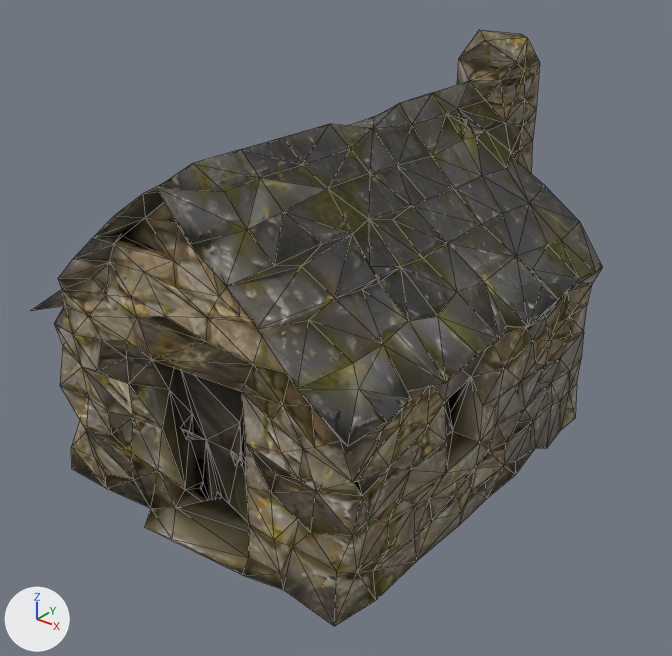
The OBJ model assets/models/land_farmhouse_far.obj as it was, and as the next commit left it.
Before and after are seen from a camera (50 mm lens) standing at (9.15, -11.93, 9.37) and looking at (0.09, -0.6, 2.34). The axes (+X, +Y, +Z) are drawn at lower left. The lights are the same throughout. The older version comes first. Mesh edges are drawn as thin lines. Where no turn or scale is listed for an object, it has been applied to the vertices.

Objects in the first picture: 'land_farmhouse_far'.
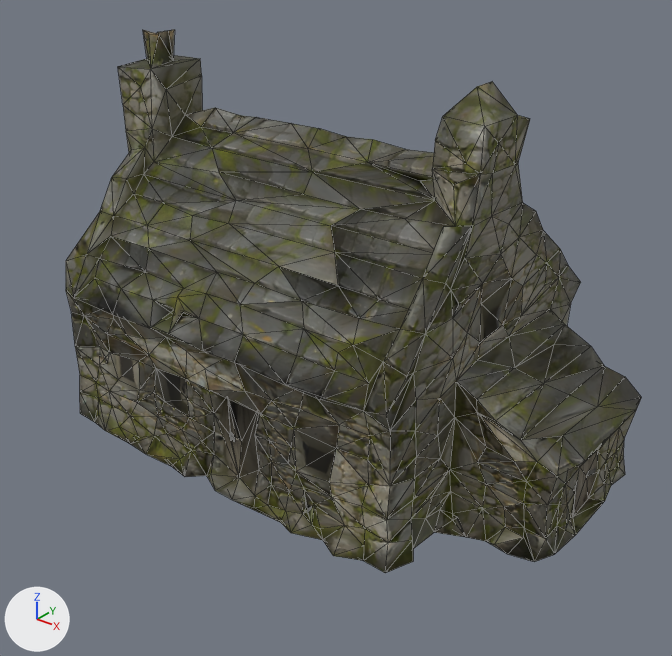
Location of each change, (x1, y1, x2, y2) in pixels of the pictures (672 x 656 px):
'land_farmhouse_far', surface changed, reshaped (9% shorter)
    before: (31, 30, 602, 626)
    after: (66, 30, 642, 573)

The change, as a diff of the scene's bpy script:
```diff
--- a/assets/models/land_farmhouse_far.obj.py
+++ b/assets/models/land_farmhouse_far.obj.py
@@ img_land_farmhouse_png @@
+img_land_farmhouse_png = load_image('land_farmhouse.png', '../textures/land_farmhouse.png', 1024, 1024, 'sRGB')
@@ img_land_farmhouse_normal_png @@
+img_land_farmhouse_normal_png = load_image('land_farmhouse_normal.png', '../textures/land_farmhouse_normal.png', 1024, 1024, 'sRGB')
@@ mat_land_farmhouse_far @@
 n2 = _N.new('ShaderNodeTexImage'); n2.name = 'Image Texture'
-n2.image = img_land_stone_cottage_png
+n2.image = img_land_farmhouse_png
 n3 = _N.new('ShaderNodeTexImage'); n3.name = 'Image Texture.001'
-n3.image = img_land_stone_cottage_normal_png
+n3.image = img_land_farmhouse_normal_png
 n4 = _N.new('ShaderNodeNormalMap'); n4.name = 'Normal Map'
@@ me_land_farmhouse_far @@
 # used by ob_land_farmhouse_far; location = (0.0, 0.0, 0.0)
-me_land_farmhouse_far.from_pydata(...)  # 725 vertices, 1498 faces; spans x -3.4..3.38, y -4.46..4.43, z -0.11..6.8
+me_land_farmhouse_far.from_pydata(...)  # 734 vertices, 1499 faces; spans x -4.79..4.79, y -3.02..3.04, z -0.1..6.88
+# me_land_farmhouse_far part 1: the loose piece of 693 vertices spanning x -3.4..3.38, y -4.46..4.43, z -0.11..6.8 is rebuilt with 734 vertices and now spans x -4.79..4.79, y -3.02..3.04, z -0.1..6.88
+# other edits to the shape of me_land_farmhouse_far do not show in these pictures
 me_land_farmhouse_far.materials.append(mat_land_farmhouse_far)
```
